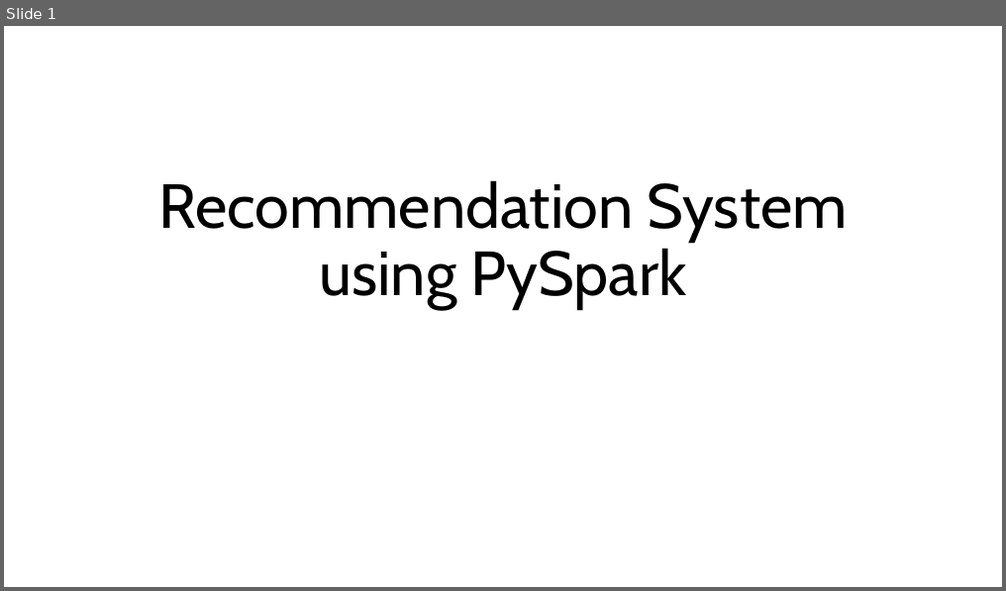
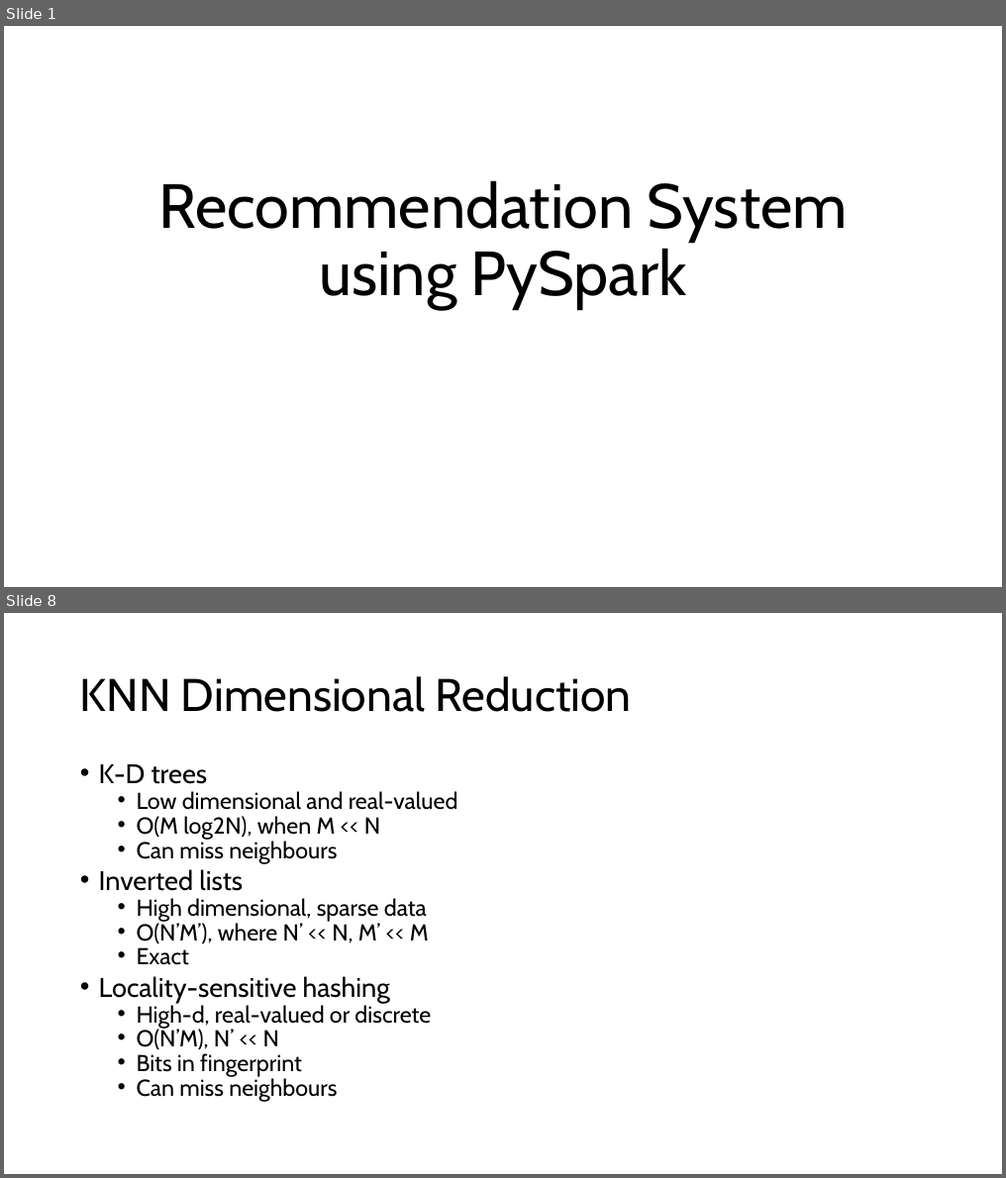
Before and after one commit to Peeyush4/MSML651-PySpark-Movie-Recommendation, a slide deck: Recommendation System using PySpark.pptx. Shown one above the other, each under a label of ours: slide 1 before the commit, slides 1 and 8 after it; the slides between them are not shown. The pictures are 1006x591 and 1006x1178 pixels, drawn with LibreOffice and Linux fonts; fonts in the diff are those of the drawing. Boxes give left, top, right and bottom in pixels: in the first picture for what was removed or moved away, otherwise in the second. Text is boxed around its words. In the diff, an @@ line names an element or a change of style, - is before the commit and + after.

```diff
--- a/Recommendation System using PySpark.pptx
+++ b/Recommendation System using PySpark.pptx
@@ slide 8 added at bbox=[4, 613, 1002, 1174], background #FFFFFF @@
@@ title added at bbox=[80, 676, 632, 712], 44 pt, text #000000 @@
+KNN Dimensional Reduction
@@ text added at bbox=[99, 764, 458, 1102], 22.2 pt, text #000000 @@
+• K-D trees
+  • Low dimensional and real-valued
+  • O(M log2N), when M << N
+  • Can miss neighbours
+• Inverted lists
+  • High dimensional, sparse data
+  • O(N’M’), where N’ << N, M’ << M
+  • Exact
+• Locality-sensitive hashing
+  • High-d, real-valued or discrete
+  • O(N’M), N’ << N
+  • Bits in fingerprint
+  • Can miss neighbours
```
Also in this commit, not shown: 2 slides changed, 5 other slides added, 1 other file.
